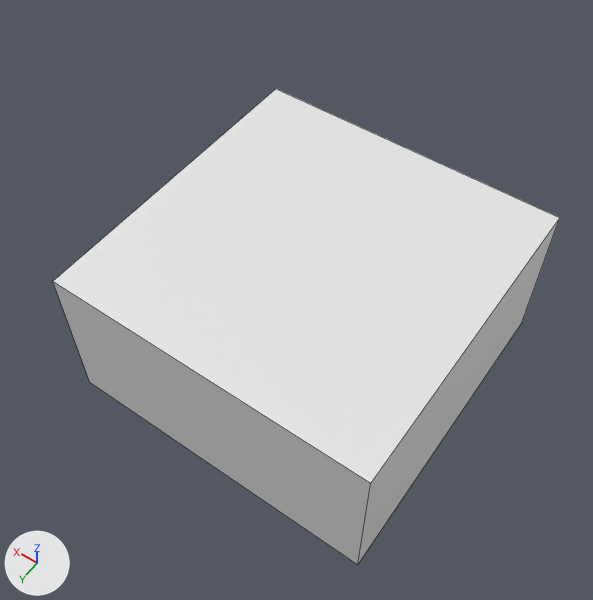
Before and after pictures for a commit that changed the Blender file development/graphics/buildings/goose house/goose house.blend.
The view is the same before and after, from a camera (50 mm lens) standing at (-6.68, 10.03, 17.56) and looking at (-0.15, 0.89, 3.21). Lighting does not change. The marker at lower left points along +X, +Y and +Z. Mesh edges are drawn as thin lines.

The scene before the commit, as lines of its bpy script (objects in view):
```python
me_cube = bpy.data.meshes.new('Cube')
me_cube.from_pydata(...)  # a box spanning x -1.0..1.0, y -1.0..1.0, z -1.0..1.0
ob_cube = bpy.data.objects.new('Cube', me_cube)
ob_cube.location = (0.0, 0.0, 2.0)
ob_cube.scale = (4.0, 4.0, 2.0)
```
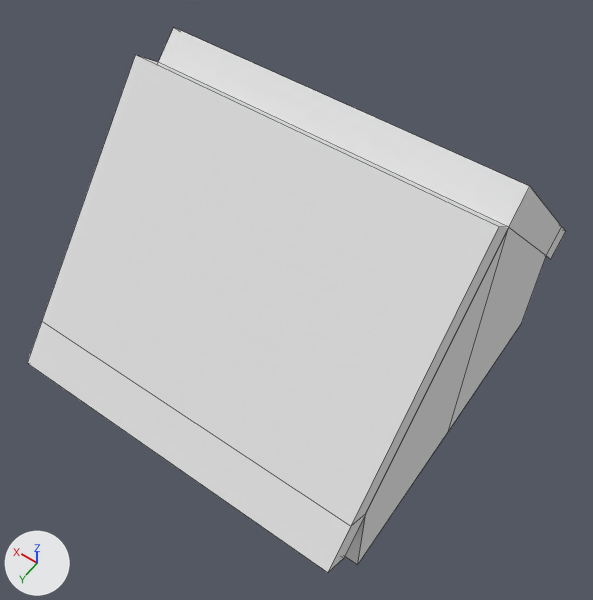
Changed parts and their boxes [x1, y1, x2, y2] in the pictures (593 x 600 px):
'Cube', reshaped, modifiers changed (6% wider, 14% taller): before [53, 89, 560, 565]; after [27, 27, 566, 572]

Edits to the bpy script that builds the scene:
```text
Add mat_material:
    mat_material = diffuse_material('Material')
    mat_material.base_color = (0.8, 0.8, 0.8)  # white #e7e7e7
Change me_cube:
    used by ob_cube; location = (0.0, 0.0, 2.0); scale = (4.0, 4.0, 2.0)
    remove me_cube.from_pydata(...)  # 8 vertices, 6 faces; spans x -1.0..1.0, y -1.0..1.0, z -1.0..1.0
    add me_cube.from_pydata(...)  # 20 vertices, 16 faces; spans x -1.0..1.0, y -1.32..0.0, z -1.0..2.84
    me_cube part 1
    6 vertices are removed from x -1.0..1.0, y -1.0..1.0, z -1.0..1.0
    6 faces are deleted
    10 vertices are added at x -1.0..1.0, y -1.32..0.0, z -1.0..2.84
    8 new vertices lie (2.0, 0.0, 0.0) away from vertices in x -1.0, y -1.32..0.0, z -1.0..2.84
    16 new faces join them
    add me_cube.materials.append(mat_material)  # white #e7e7e7
Change ob_cube:
    add _m = ob_cube.modifiers.new('Mirror', 'MIRROR')
    add _m.use_axis = (False, True, False)
```
